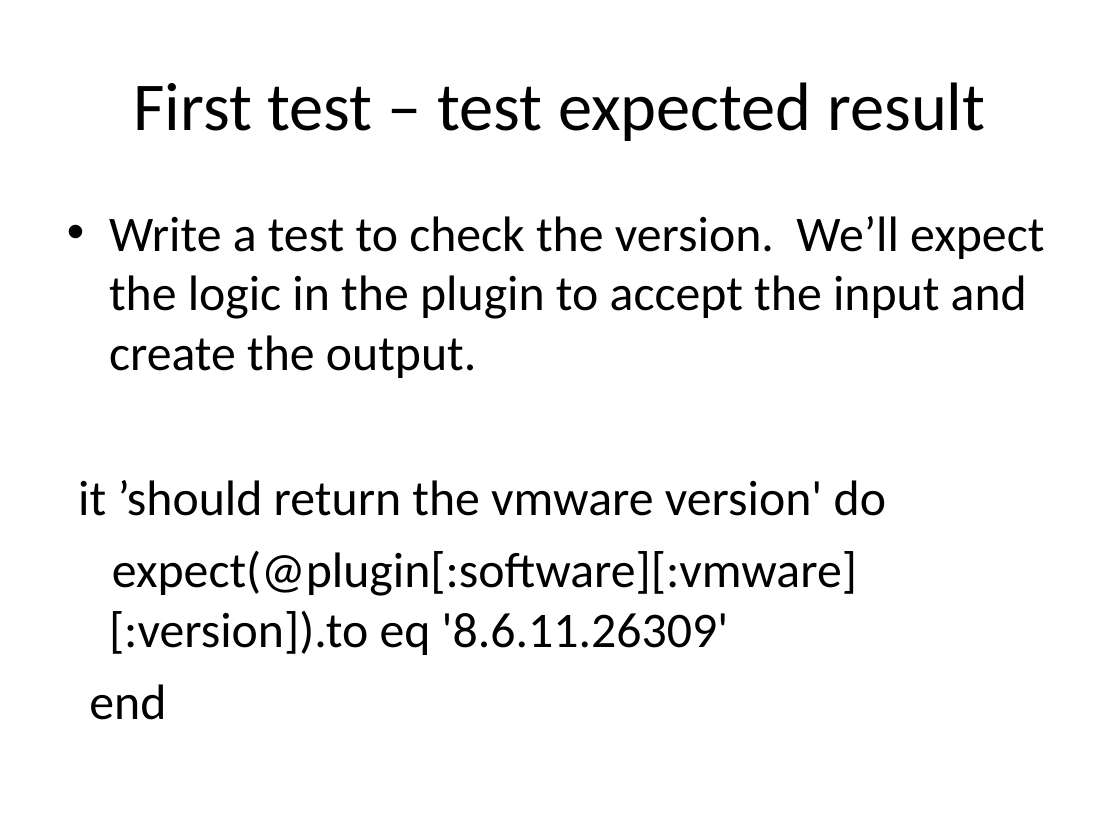
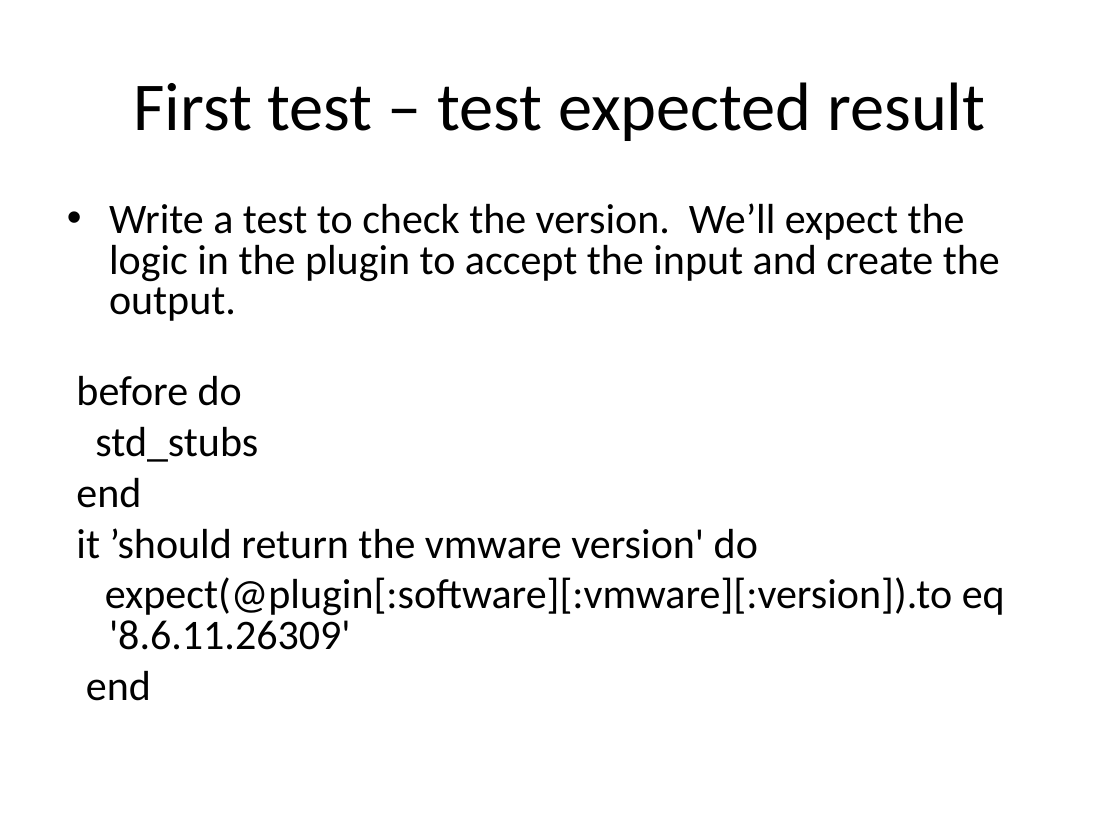
Before and after one commit to MarkGibbons/ohai_tdd, a slide deck: slide 8 of ohai_tdd.ppt (slide 7 before the commit). Drawn at 1120x840 pixels with LibreOffice and Linux fonts; fonts in the diff are those of the drawing. Boxes give left, top, right and bottom in pixels: in the first picture for what was removed or moved away, otherwise in the second. Text is boxed around its words. In the diff, an @@ line names an element or a change of style, - is before the commit and + after.

```diff
--- a/ohai_tdd.ppt
+++ b/ohai_tdd.ppt
@@ text at (76,203,1005,701): size 32 to 27 pt; line spacing 1 to 0.8; less space between paragraphs @@
@@ text at (76,375,258,508): paragraphs added @@
+before do
+std_stubs
+end
```
Also in this commit, not shown: 6 other slides changed, 1 slide added.
